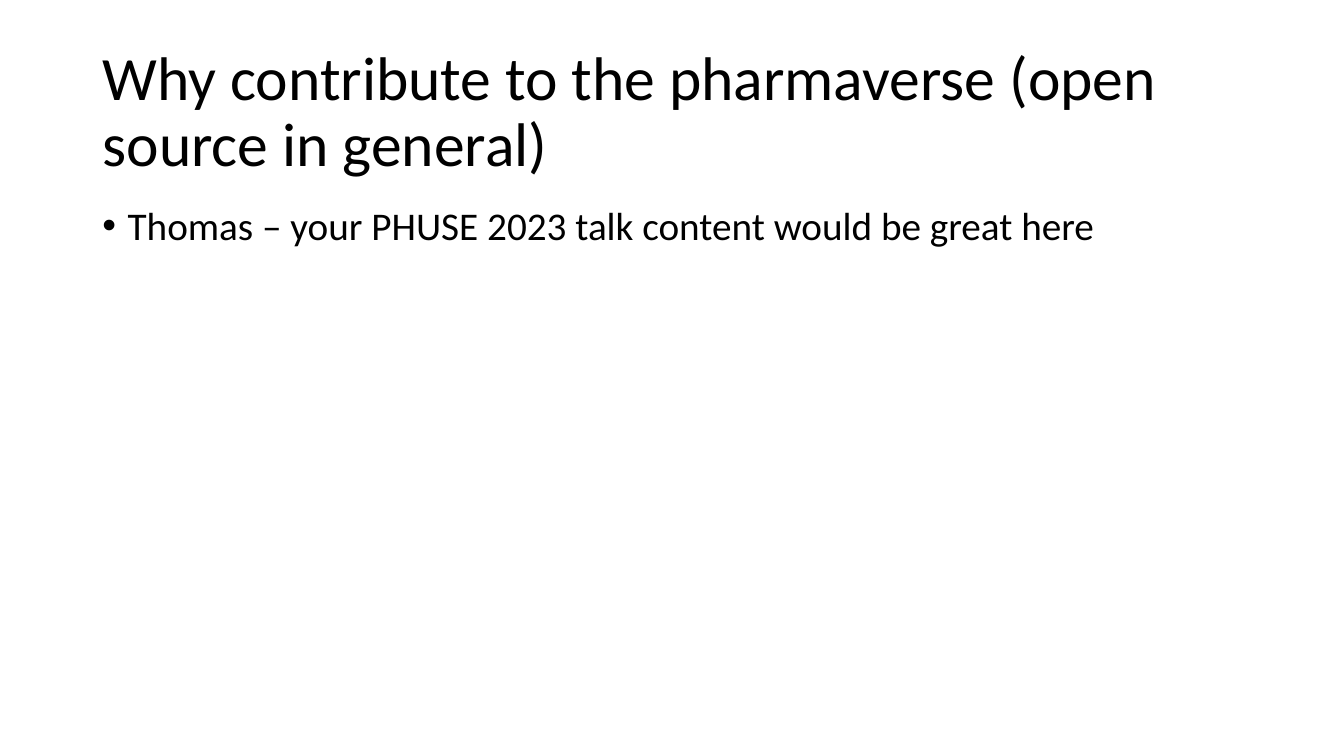
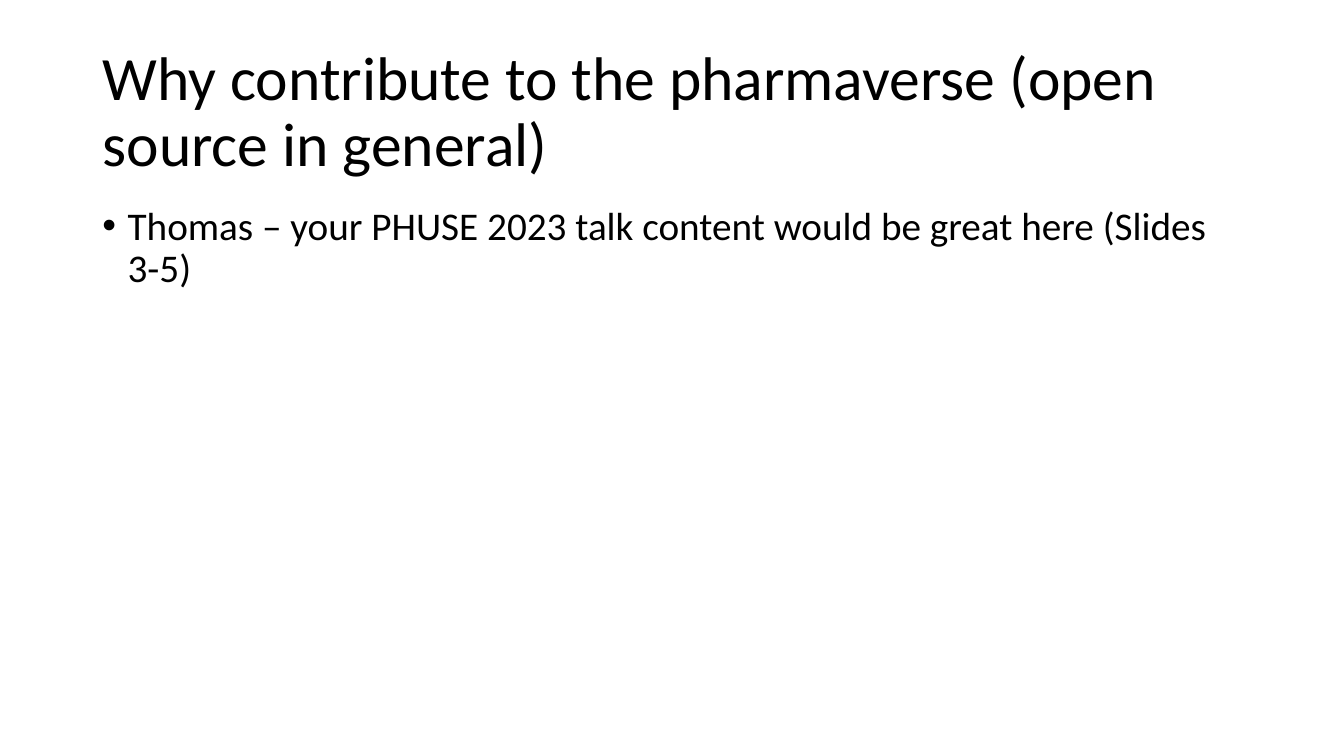
Before and after one commit to posit-conf-2023/r-pharma, a slide deck: slide 5 of 04-pharmaverse/04-Contributing_To_The_Pharmaverse.pptx. Drawn at 1344x756 pixels with LibreOffice and Linux fonts; fonts in the diff are those of the drawing. Boxes give left, top, right and bottom in pixels: in the first picture for what was removed or moved away, otherwise in the second. Text is boxed around its words. In the diff, an @@ line names an element or a change of style, - is before the commit and + after.

```diff
--- a/04-pharmaverse/04-Contributing_To_The_Pharmaverse.pptx
+++ b/04-pharmaverse/04-Contributing_To_The_Pharmaverse.pptx
@@ text at [128,211,1206,287]: text changed @@
-• Thomas – your PHUSE 2023 talk content would be great here
+• Thomas – your PHUSE 2023 talk content would be great here (Slides 3-5)
```
Also in this commit, not shown: 4 other slides changed, 6 slides added, 1 slide removed.
